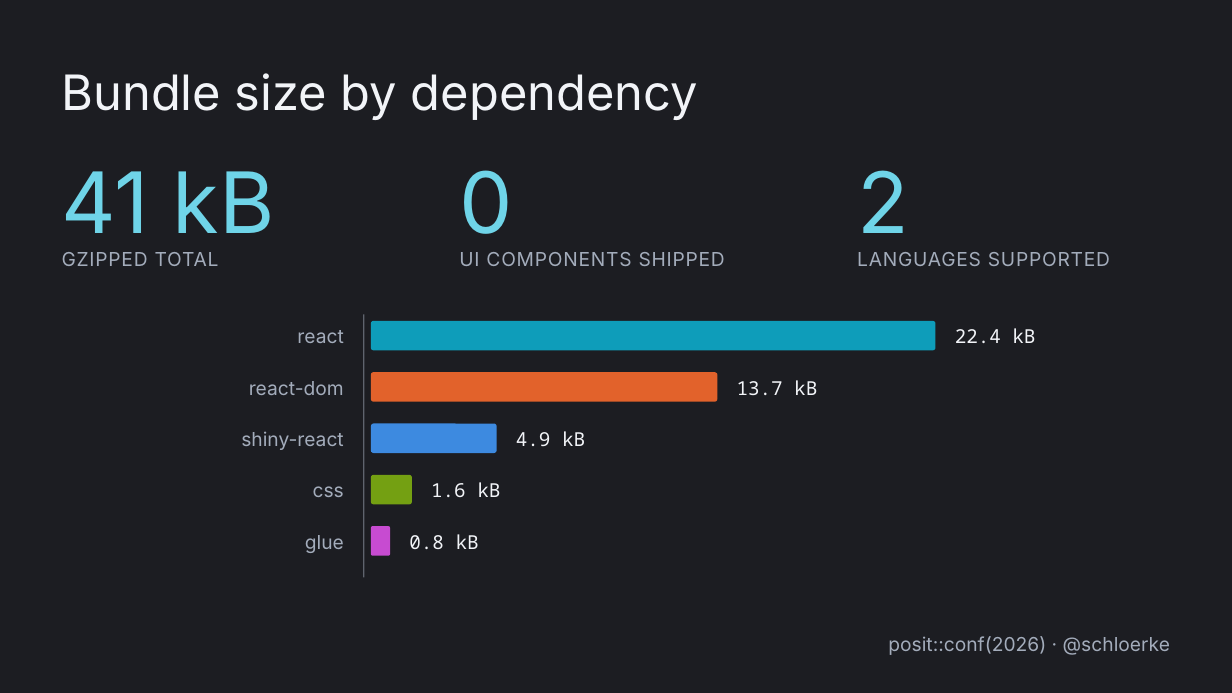
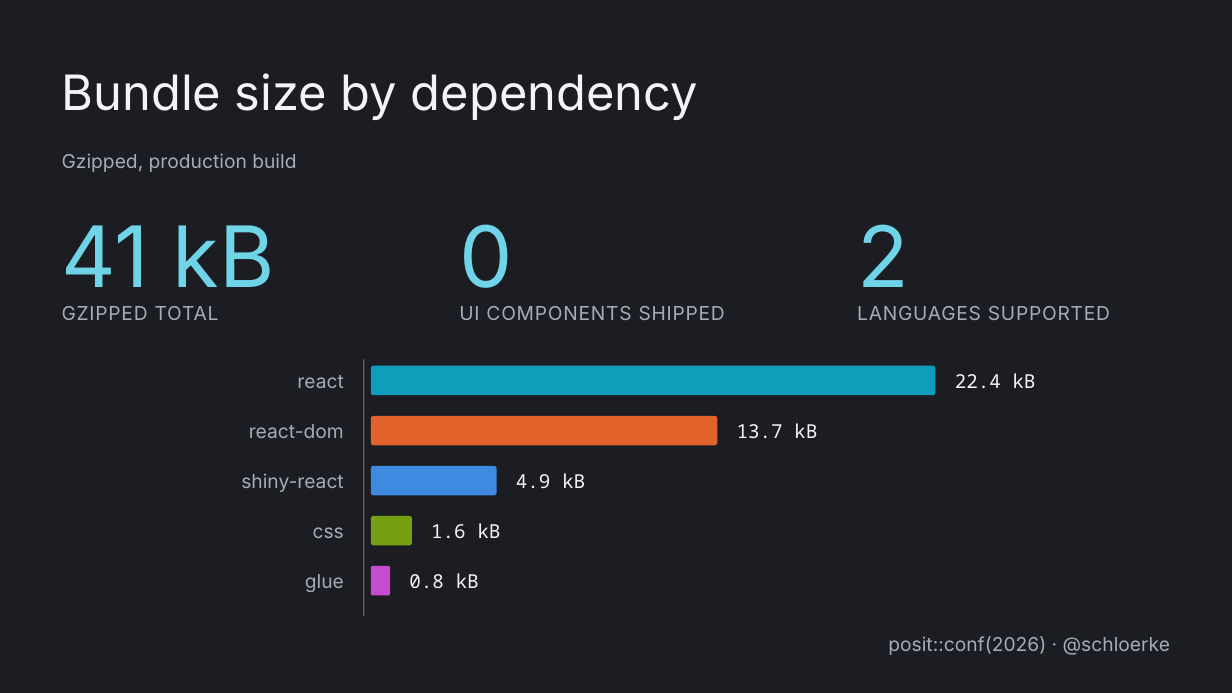
Before and after one commit to schloerke/presentation-2026-09-15-posit-conf-shinyreact, a slide deck: slide 5 of theme/shinyreact-dark.pptx. Drawn at 1232x693 pixels with LibreOffice and Linux fonts; fonts in the diff are those of the drawing. Boxes give left, top, right and bottom in pixels: in the first picture for what was removed or moved away, otherwise in the second. Text is boxed around its words. In the diff, an @@ line names an element or a change of style, - is before the commit and + after.

Commit message:
Rebuild Keynote theme around master slides
Keynote's Save Theme captures master slides and discards content slides. The
first build drew the design on slides, so a presentation started from the theme
got the background colour and nothing else.

Every design element now lives on a slide layout (Keynote imports these as
masters) and every editable region is a real <p:ph> placeholder whose list
style carries the styling, so text typed on a fresh slide keeps the design.

- cyan bar bullet lives in the placeholder list style, as a bullet character
  rather than a drawn shape, so it stays aligned when a bullet wraps
- section number's 22% alpha likewise moved into the list style
- hex behind the logo is a stroked outline, not a fill: the logo PNG has its
  own #1C1D22 hex baked in, and a fill behind it showed as a mismatched patch

preview/master-N-blank.png is the regression check - a fresh slide from each
master, which is what a theme user actually gets.

```diff
--- a/theme/shinyreact-dark.pptx
+++ b/theme/shinyreact-dark.pptx
@@ text added at (x1=62, y1=153, x2=296, y2=172), 15 pt, text #A3ACBB @@
+Gzipped, production build
@@ 6 texts moved together from (x1=62, y1=170, x2=1110, y2=266) to (x1=62, y1=224, x2=1110, y2=320) @@
@@ rectangle resized from (x1=363, y1=314, x2=364, y2=578) to (x1=363, y1=360, x2=364, y2=616) @@
@@ 6 texts, 3 rounded rectangles moved together from (x1=241, y1=321, x2=1035, y2=453) to (x1=241, y1=366, x2=1035, y2=495) @@
@@ 4 texts, 2 rounded rectangles moved together from (x1=305, y1=475, x2=500, y2=555) to (x1=305, y1=516, x2=500, y2=595) @@
```
Also in this commit, not shown: 4 other slides changed, 14 other files.
